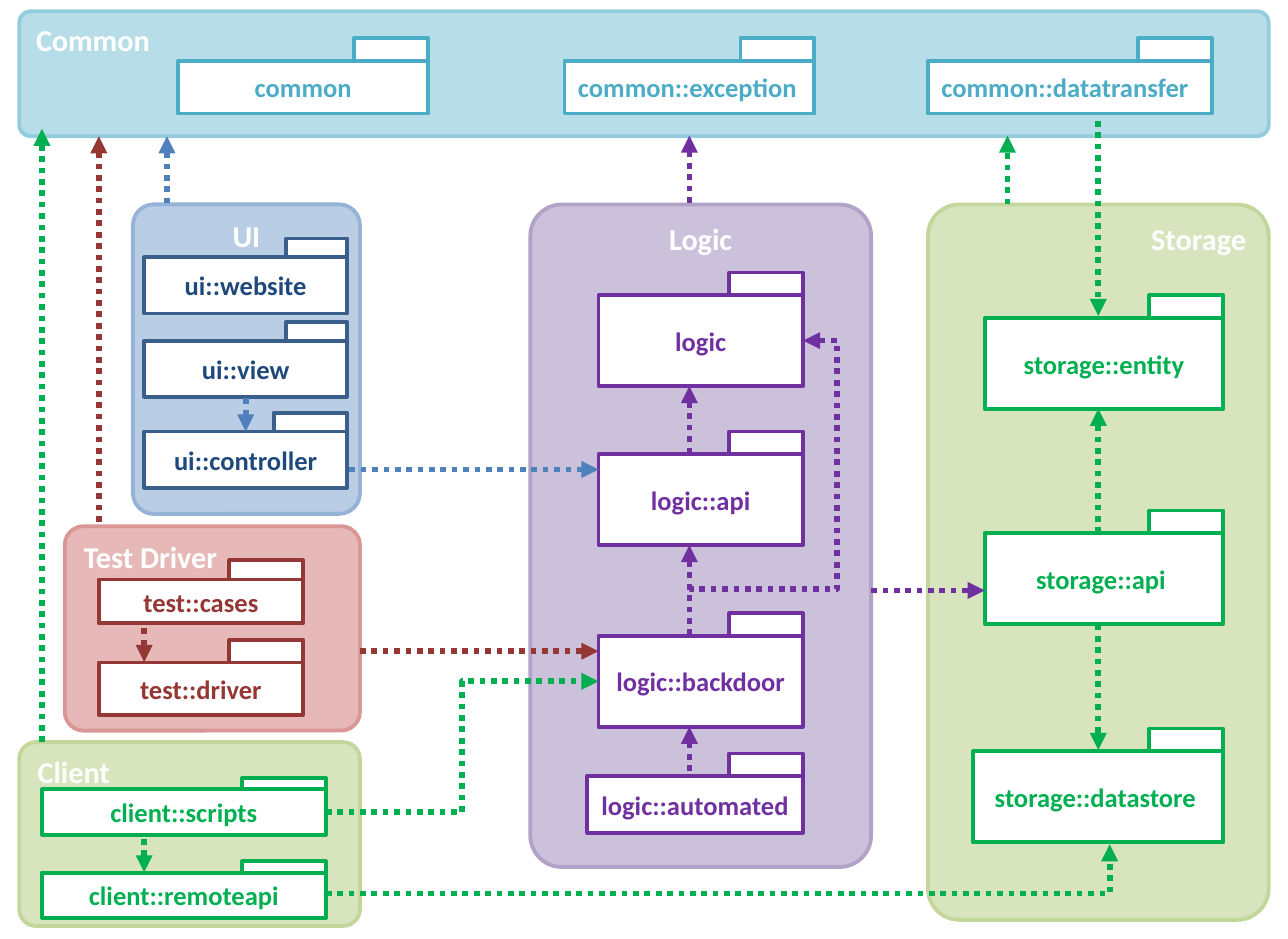
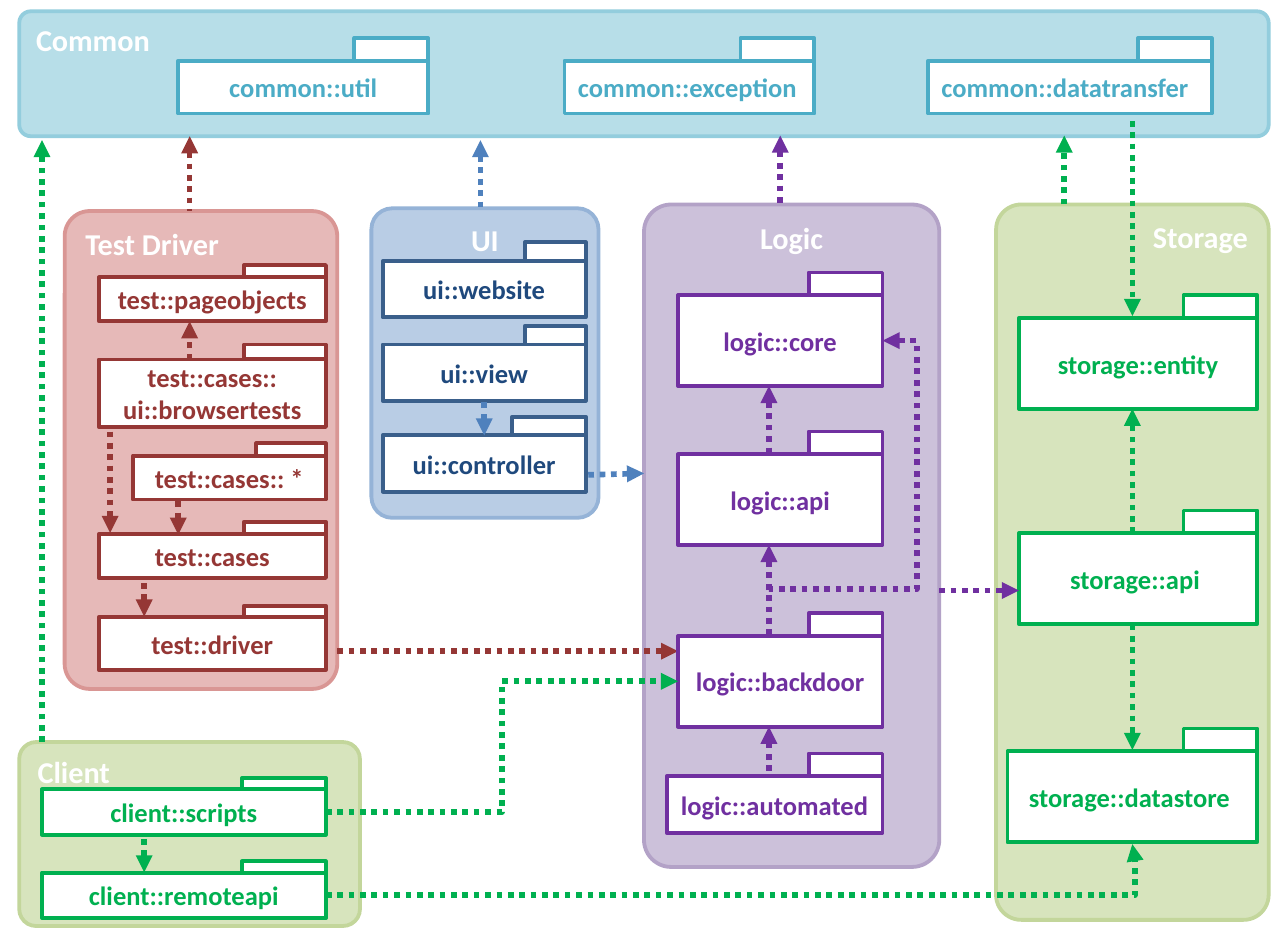
Before and after one commit to TEAMMATES/teammates, a slide deck: slide 1 of doc/diagrams/packageDiagram.pptx. Drawn at 1288x939 pixels with LibreOffice and Linux fonts; fonts in the diff are those of the drawing. Boxes give left, top, right and bottom in pixels: in the first picture for what was removed or moved away, otherwise in the second. Text is boxed around its words. In the diff, an @@ line names an element or a change of style, - is before the commit and + after.

```diff
--- a/doc/diagrams/packageDiagram.pptx
+++ b/doc/diagrams/packageDiagram.pptx
@@ text in rectangle at (229, 78, 377, 97): text changed @@
-common
+common::util
@@ arrow moved from (42, 743) - (42, 129) to (42, 743) - (42, 140) @@
@@ arrow moved from (98, 136) - (98, 526) to (189, 136) - (189, 211) @@
@@ arrow moved from (166, 136) - (166, 207) to (480, 140) - (480, 211) @@
@@ arrow moved from (690, 136) - (690, 204) to (780, 136) - (780, 204) @@
@@ arrow moved from (1007, 204) - (1007, 136) to (1064, 204) - (1064, 136) @@
@@ rounded rectangle "Logic": place and size @@
-rounded rectangle "Logic" at (530, 204, 871, 867)
+rounded rectangle "Logic" at (643, 204, 939, 867)
@@ rounded rectangle: place and size @@
-rounded rectangle at (928, 204, 1269, 920)
+rounded rectangle at (996, 204, 1269, 920)
@@ rounded rectangle "Test Driver": place and size @@
-rounded rectangle "Test Driver" at (64, 526, 360, 731)
+rounded rectangle "Test Driver" at (64, 211, 337, 690)
@@ rectangle added at (244, 266, 326, 278), fill #FFFFFF, outline #953735 2 pt @@
@@ rectangle added at (98, 278, 326, 322), fill #FFFFFF, outline #953735 2 pt, 14 pt, text #953735, bold @@
+test::pageobjects
@@ 8 rectangles, 3 arrows, 1 elbow arrow: place and size @@
-8 rectangles, 3 arrows, 1 elbow arrow at (587, 273, 837, 834)
+8 rectangles, 3 arrows, 1 elbow arrow at (666, 273, 916, 834)
@@ arrow added from (189, 360) to (189, 322), #953735 3 pt dashed @@
@@ rectangle added at (244, 345, 326, 360), fill #FFFFFF, outline #953735 2 pt @@
@@ text in rectangle at (723, 332, 836, 356): text changed @@
-logic
+logic::core
@@ rectangle added at (98, 360, 326, 428), fill #FFFFFF, outline #953735 2 pt, 14 pt, text #953735, bold @@
+test::cases::
+ui::browsertests
@@ 6 rectangles, 1 rounded rectangle, 1 arrow: place and size @@
-6 rectangles, 1 rounded rectangle, 1 arrow at (132, 204, 360, 514)
+6 rectangles, 1 rounded rectangle, 1 arrow at (371, 209, 598, 518)
@@ arrow added from (110, 432) to (110, 533), #953735 3 pt dashed @@
@@ rectangle added at (256, 443, 326, 455), fill #FFFFFF, outline #953735 2 pt @@
@@ rectangle added at (132, 455, 326, 499), fill #FFFFFF, outline #953735 2 pt, 14 pt, text #953735, bold @@
+test::cases:: *
@@ arrow moved from (598, 470) - (349, 470) to (643, 473) - (586, 476) @@
@@ arrow added from (179, 502) to (179, 534), #953735 3 pt dashed @@
@@ rectangle "test::cases": place and size @@
-rectangle "test::cases" at (98, 579, 303, 623)
+rectangle "test::cases" at (98, 534, 326, 578)
@@ rectangle: place and size @@
-rectangle at (229, 560, 303, 579)
+rectangle at (244, 522, 326, 534)
@@ arrow moved from (144, 628) - (144, 662) to (144, 583) - (144, 616) @@
@@ arrow moved from (871, 590) - (984, 590) to (939, 590) - (1018, 590) @@
@@ rectangle "test::driver": place and size @@
-rectangle "test::driver" at (98, 662, 303, 716)
+rectangle "test::driver" at (98, 617, 326, 671)
@@ rectangle: place and size @@
-rectangle at (229, 641, 303, 664)
+rectangle at (244, 607, 326, 617)
@@ 6 rectangles, 3 arrows: place and size @@
-6 rectangles, 3 arrows at (973, 98, 1223, 842)
+6 rectangles, 3 arrows at (1007, 98, 1257, 842)
@@ arrow moved from (360, 651) - (598, 651) to (337, 651) - (677, 651) @@
@@ elbow arrow moved from (326, 812) - (598, 681) to (326, 812) - (677, 681) @@
@@ elbow arrow moved from (326, 894) - (1109, 845) to (326, 895) - (1133, 845) @@
```
Also in this commit, not shown: 23 other files.
